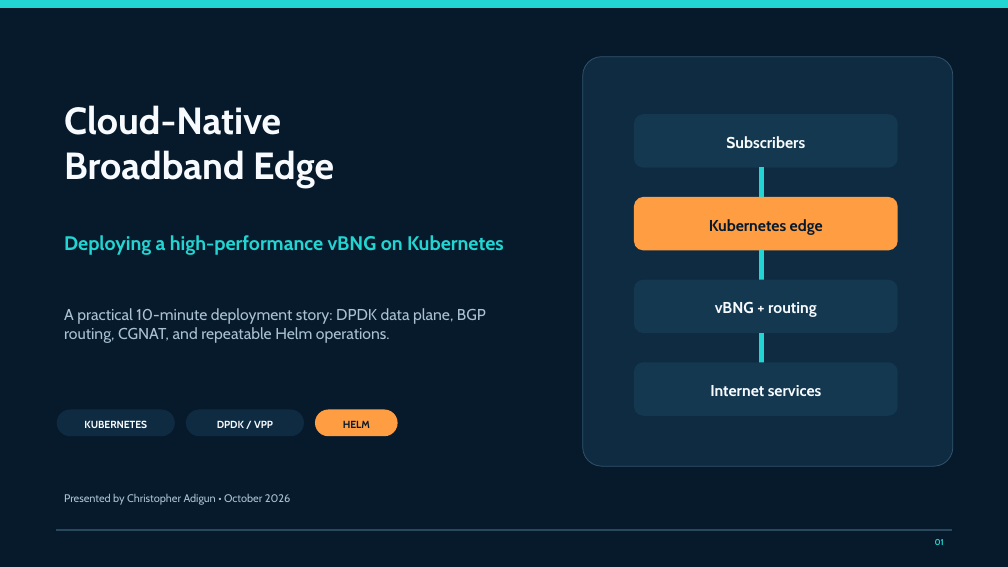
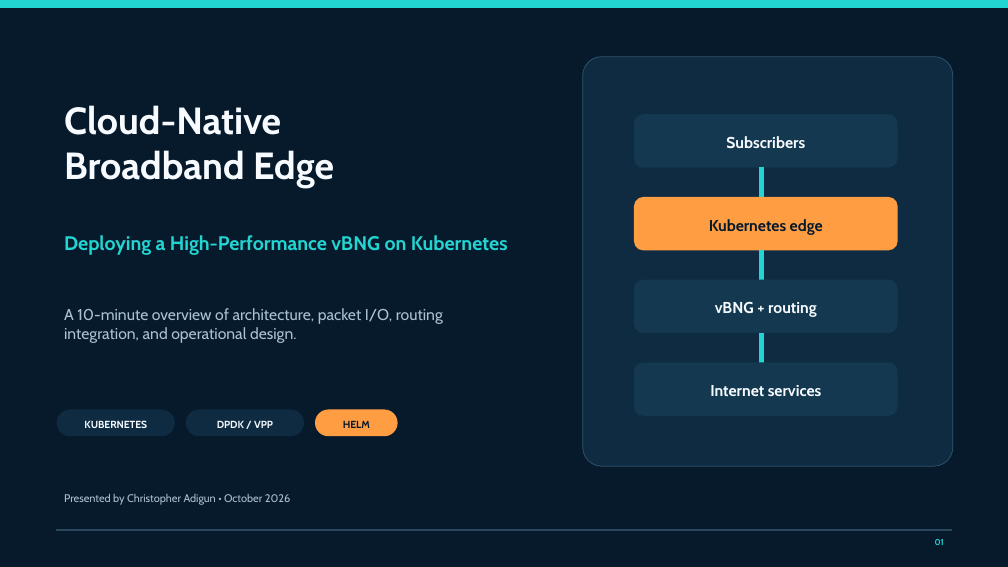
Before and after one commit to infinitydon/cloud-native-vbng-edge-lab, a slide deck: slide 1 of presentation/cloud-native-vbng-edge.pptx. Drawn at 1008x567 pixels with LibreOffice and Linux fonts; fonts in the diff are those of the drawing. Boxes give left, top, right and bottom in pixels: in the first picture for what was removed or moved away, otherwise in the second. Text is boxed around its words. In the diff, an @@ line names an element or a change of style, - is before the commit and + after.

Commit message:
Reframe deck as ten-minute vBNG presentation

```diff
--- a/presentation/cloud-native-vbng-edge.pptx
+++ b/presentation/cloud-native-vbng-edge.pptx
@@ text at (64, 235, 508, 255): text changed @@
-Deploying a high-performance vBNG on Kubernetes
+Deploying a High-Performance vBNG on Kubernetes
@@ text at (64, 308, 443, 343): text changed @@
-A practical 10-minute deployment story: DPDK data plane, BGP routing, CGNAT, and repeatable Helm operations.
+A 10-minute overview of architecture, packet I/O, routing integration, and operational design.
```
Also in this commit, not shown: 4 other slides changed, 2 slides added, 1 slide removed.
